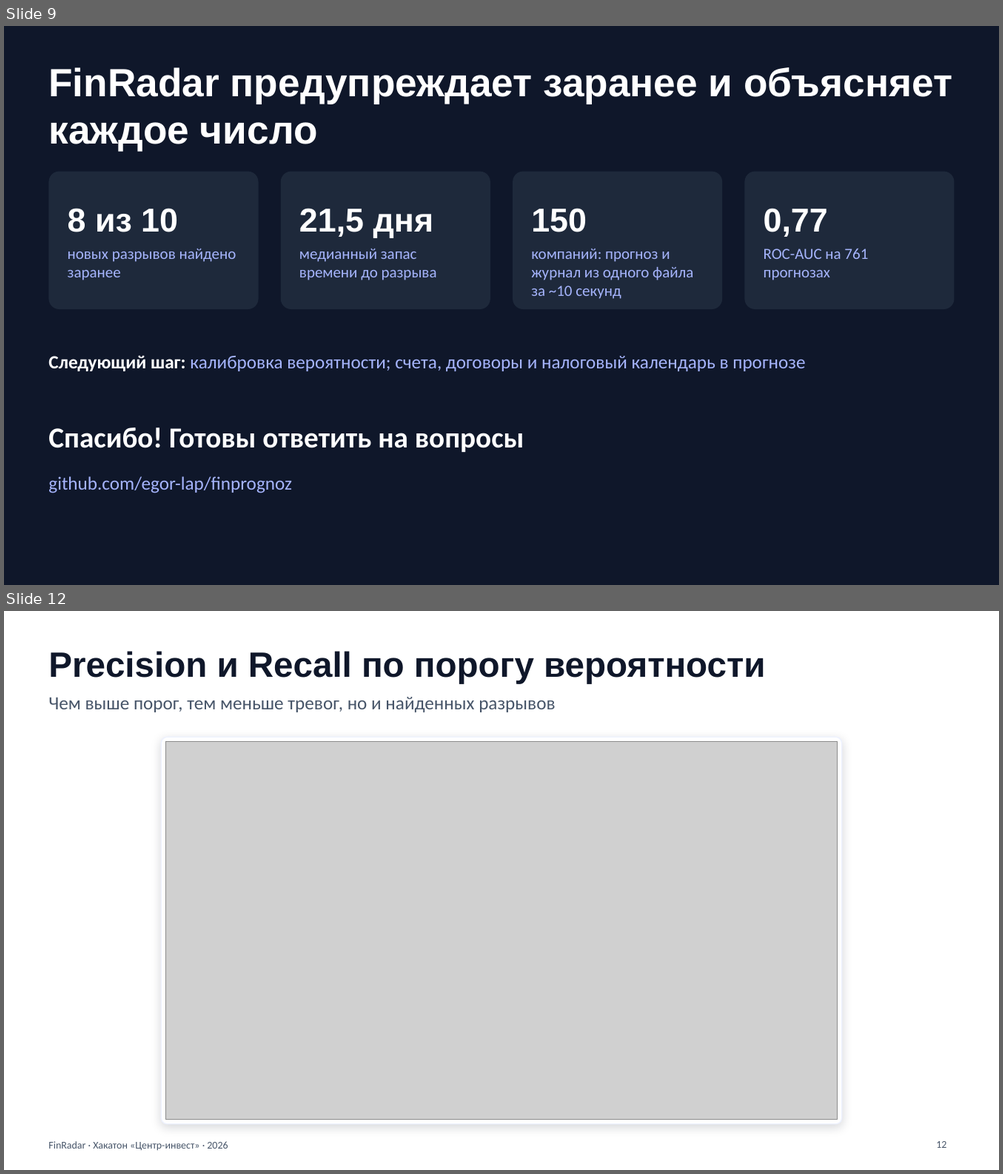
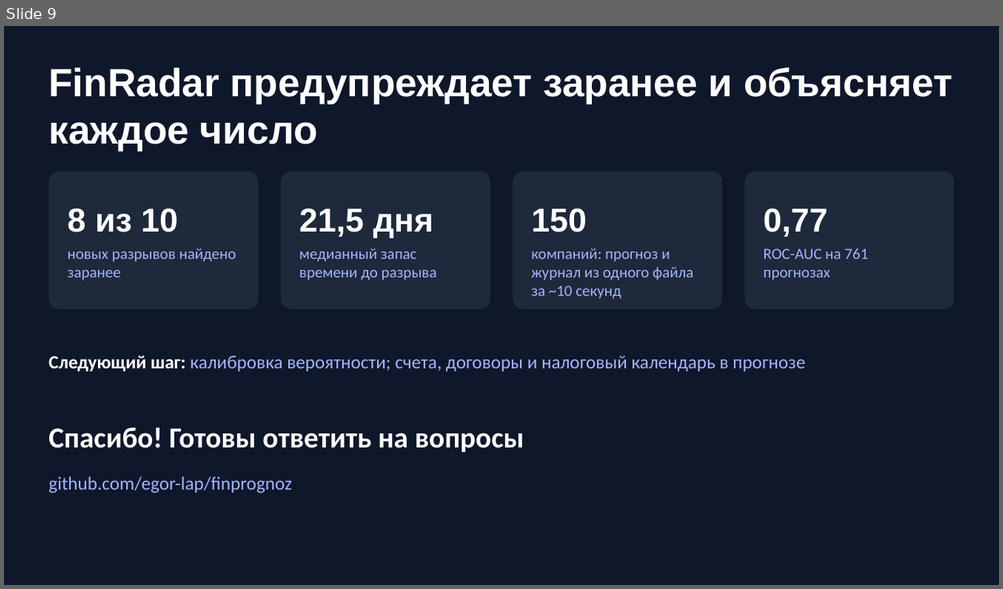
Before and after one commit to egor-lap/finprognoz, a slide deck: presentation/FinRadar.pptx. Shown one above the other, each under a label of ours: slides 9 and 12 before the commit, slide 9 after it; the slides between them are not shown. The pictures are 1003x1174 and 1003x589 pixels, drawn with LibreOffice and Linux fonts; fonts in the diff are those of the drawing; grey boxes stand for pictures. Boxes give left, top, right and bottom in pixels: in the first picture for what was removed or moved away, otherwise in the second. Text is boxed around its words. In the diff, an @@ line names an element or a change of style, - is before the commit and + after.

```diff
--- a/presentation/FinRadar.pptx
+++ b/presentation/FinRadar.pptx
@@ slide 12 removed at box(4, 611, 999, 1170), background #FFFFFF @@
@@ title removed at box(48, 651, 765, 684) @@
-Precision и Recall по порогу вероятности
@@ text removed at box(48, 697, 555, 712) @@
-Чем выше порог, тем меньше тревог, но и найденных разрывов
@@ rounded rectangle removed at box(162, 737, 842, 1125) @@
@@ picture removed at box(166, 741, 837, 1120) @@
@@ text removed at box(48, 1142, 227, 1151) @@
-FinRadar · Хакатон «Центр-инвест» · 2026
@@ page number removed at box(936, 1142, 946, 1148) @@
-12
```
Also in this commit, not shown: 2 slides changed, 3 slides added, 2 other slides removed.
